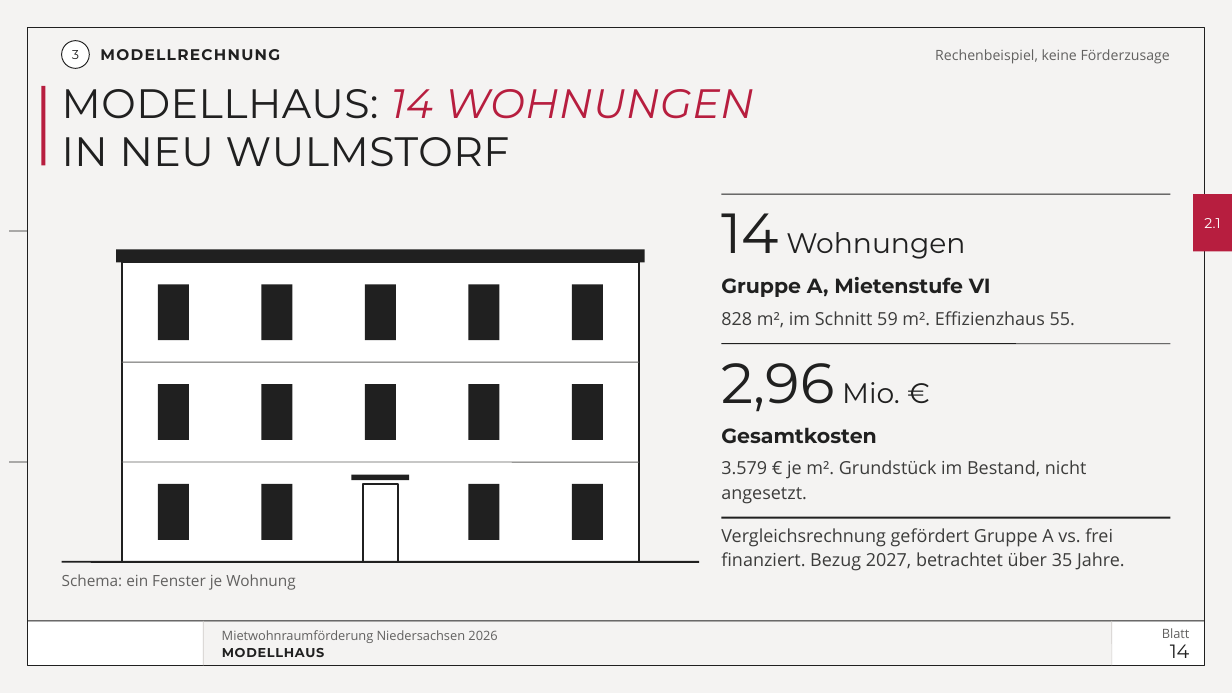
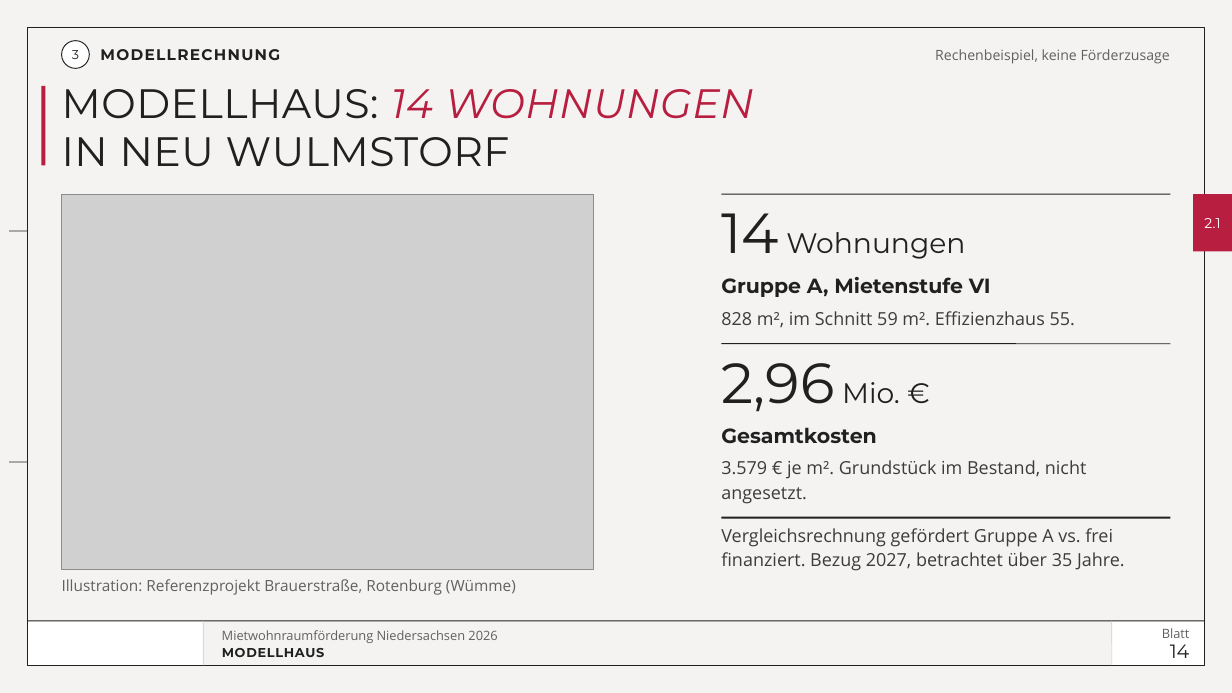
Before and after one commit to vgedaschko/NBank, a slide deck: slide 14 of praesentation/dist/PGN-Mietwohnraumfoerderung-Niedersachsen-2026-Vortrag.pptx. Drawn at 1232x693 pixels with LibreOffice and Linux fonts; fonts in the diff are those of the drawing; grey boxes stand for pictures; background and template pictures are left out. Boxes give left, top, right and bottom in pixels: in the first picture for what was removed or moved away, otherwise in the second. Text is boxed around its words. In the diff, an @@ line names an element or a change of style, - is before the commit and + after.

```diff
--- a/praesentation/dist/PGN-Mietwohnraumfoerderung-Niedersachsen-2026-Vortrag.pptx
+++ b/praesentation/dist/PGN-Mietwohnraumfoerderung-Niedersachsen-2026-Vortrag.pptx
@@ picture added at box(62, 194, 594, 569) @@
@@ rectangle removed at box(116, 250, 645, 262) @@
@@ rectangle removed at box(122, 262, 640, 562) @@
@@ rectangle removed at box(158, 285, 189, 340) @@
@@ rectangle removed at box(262, 285, 293, 340) @@
@@ rectangle removed at box(365, 285, 396, 340) @@
@@ rectangle removed at box(469, 285, 500, 340) @@
@@ rectangle removed at box(572, 285, 604, 340) @@
@@ line removed from (122, 362) to (640, 362) @@
@@ rectangle removed at box(158, 384, 189, 440) @@
@@ rectangle removed at box(262, 384, 293, 440) @@
@@ rectangle removed at box(365, 384, 396, 440) @@
@@ rectangle removed at box(469, 384, 500, 440) @@
@@ rectangle removed at box(572, 384, 604, 440) @@
@@ line removed from (122, 462) to (640, 462) @@
@@ rectangle removed at box(351, 475, 409, 481) @@
@@ rectangle removed at box(158, 484, 189, 540) @@
@@ rectangle removed at box(262, 484, 293, 540) @@
@@ rectangle removed at box(362, 484, 398, 562) @@
@@ rectangle removed at box(469, 484, 500, 540) @@
@@ rectangle removed at box(572, 484, 604, 540) @@
@@ line removed from (62, 562) to (700, 562) @@
@@ text removed at box(62, 574, 295, 590) @@
-Schema: ein Fenster je Wohnung
@@ text added at box(62, 579, 516, 595), 12 pt, text #626160 @@
+Illustration: Referenzprojekt Brauerstraße, Rotenburg (Wümme)
```
Also in this commit, not shown: 8 other files.
